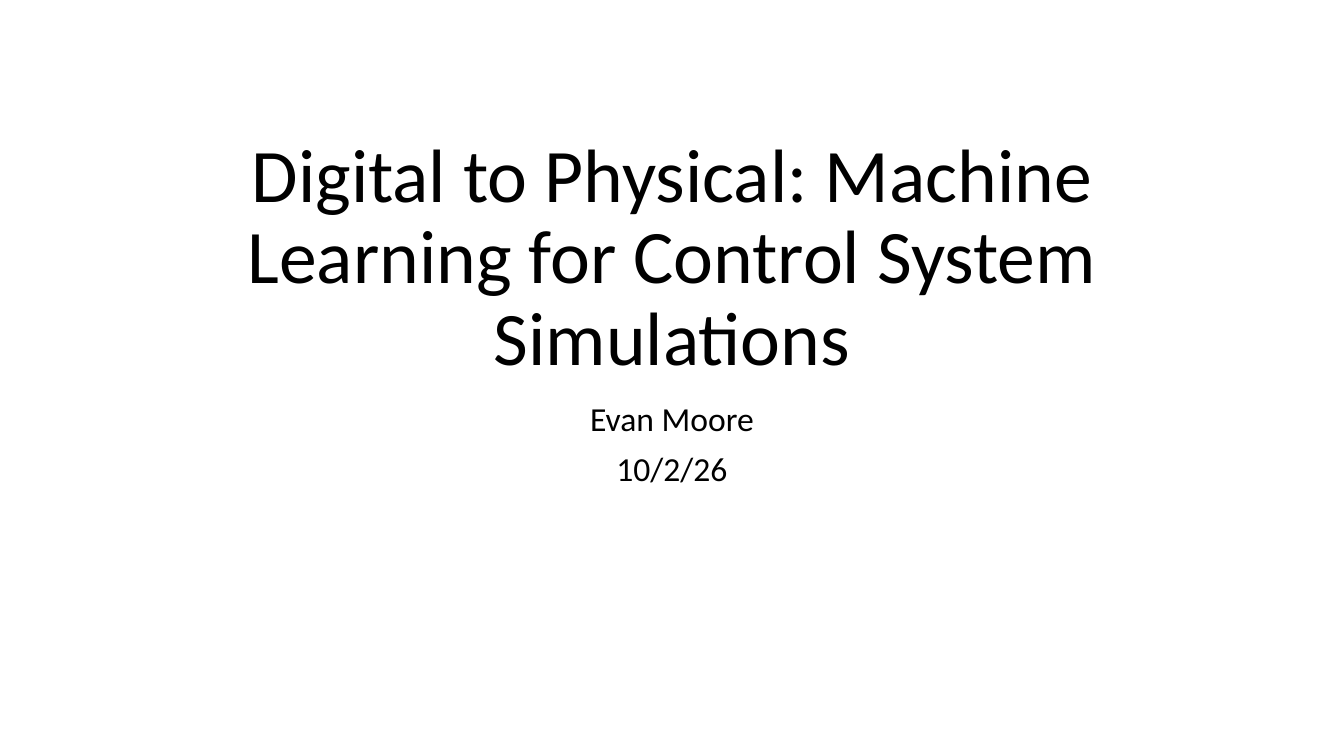
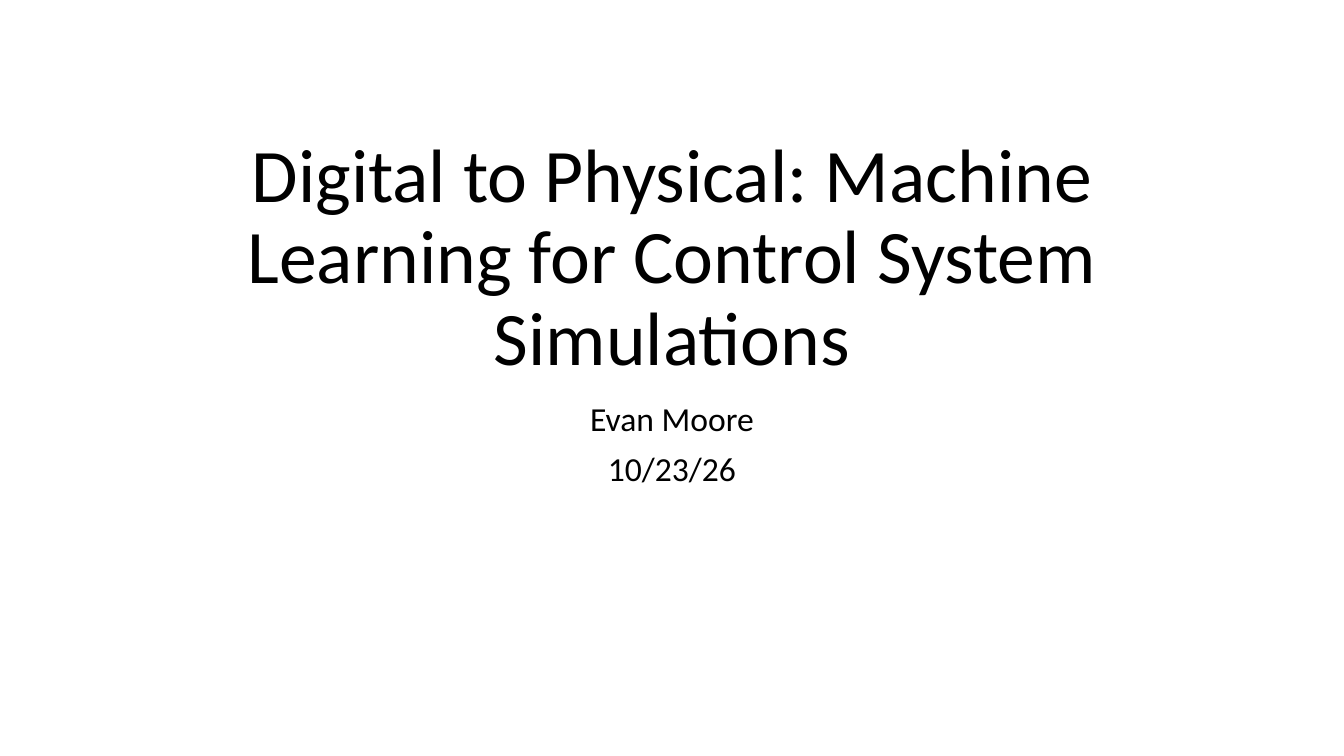
Before and after one commit to evandm4/engr-10301h-balancing-robot, a slide deck: slide 1 of docs/Evan Moore Progress Update.pptx. Drawn at 1344x756 pixels with LibreOffice and Linux fonts; fonts in the diff are those of the drawing. Boxes give left, top, right and bottom in pixels: in the first picture for what was removed or moved away, otherwise in the second. Text is boxed around its words. In the diff, an @@ line names an element or a change of style, - is before the commit and + after.

```diff
--- a/docs/Evan Moore Progress Update.pptx
+++ b/docs/Evan Moore Progress Update.pptx
@@ subtitle at (608, 457, 736, 483): text changed @@
-10/2/26
+10/23/26
```
Also in this commit, not shown: 3 other slides changed, 1 slide added, 1 slide removed, 44 other files.
